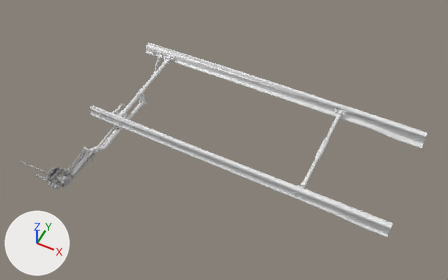
A saved change to the FBX model Assets/FBX/Location/SP6/Animations/otkaz_anim/sp6_ani_01_ideal Minus.fbx.
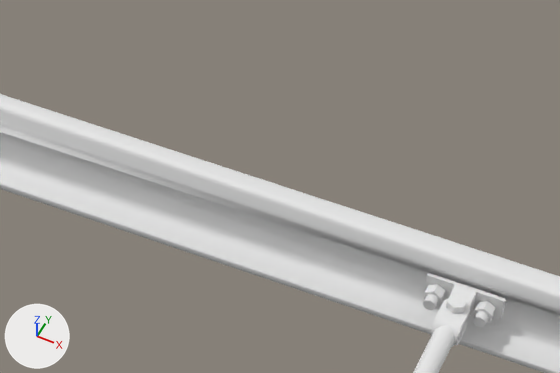
The first picture shows the older version from a 50 mm camera at (12.92, -4.84, 5.87) aimed at (10.75, -0.5, 0.45). The close-ups show both versions on the part from 61% to 79% of the width and 24% to 44% of the height of that picture; other places that the commit changed are outside them. Lighting does not change. The marker at lower left points along +X, +Y and +Z. Where no turn or scale is listed for an object, it has been applied to the vertices.

The first close-up shows 'ostrak+.001', 'ostrak+.002'.
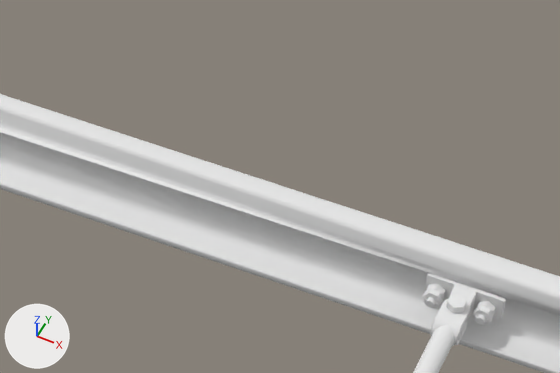
Location of each change, (x1, y1, x2, y2) in pixels of the close-ups (560 x 373 px):
'ostrak+.001', reshaped, turned
    both: (0, 94, 560, 373)
part 1 of me_mesh_073, built on
    before: (423, 284, 495, 324)
    after: (0, 121, 559, 356)

The edits, one by one:
me_mesh_073 is used by ob_ostrak__001; parent ob_empty_007; location (0.0, 0.0, 0.0); rotation (-1.579, -1.601, 0.00778), in degrees (-90, -92, 0.4).
me_mesh_073 had 825 vertices, 956 faces and spanned x -3.83..0.0, y -0.11..0.07, z -0.1..0.09.
me_mesh_073 now has 1435 vertices, 1424 faces and spans x -3.83..0.0, y -0.11..0.07, z -0.1..0.09.
me_mesh_073 part 1: 14 vertices moved within x -1.11..-0.99, y -0.06..0.04, z 0.0..0.03; 18 vertices removed from x -1.11..-0.99, y -0.07..-0.05, z 0.0..0.03; 214 vertices added at x -1.53..-0.98, y -0.06..0.06, z -0.06..0.09.
Object 'ostrak+.001' (ob_ostrak__001) turns from (-90, -92, 0.4) to (-90, -92, 0.4) degrees about x, y and z.
